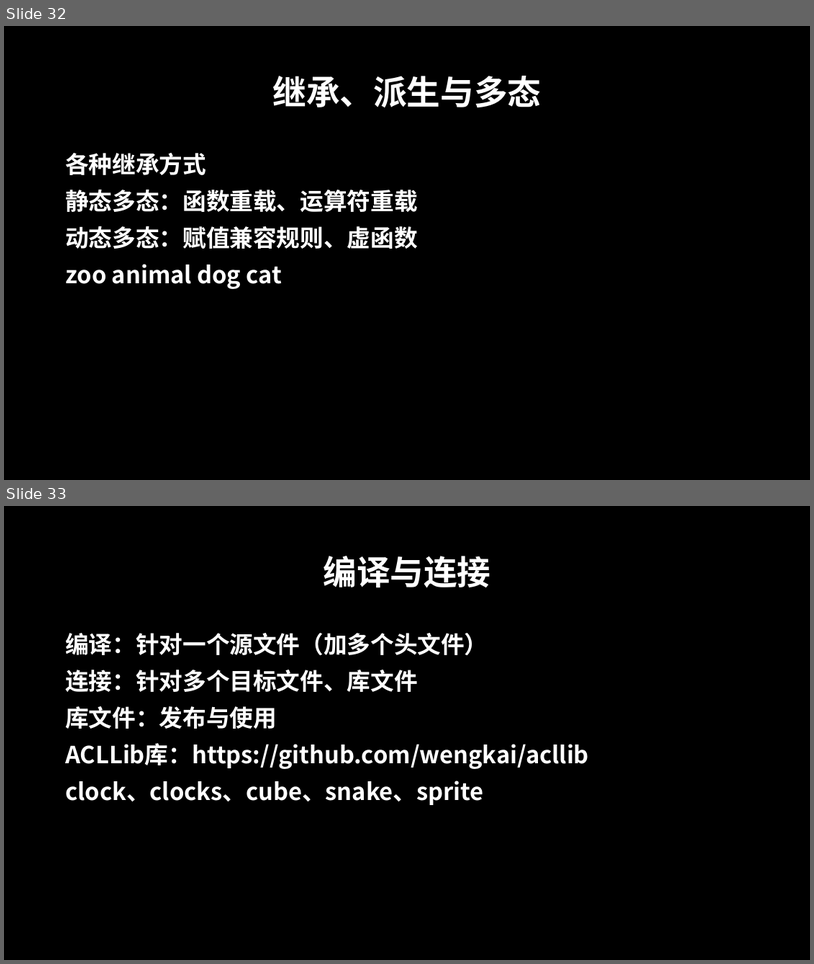
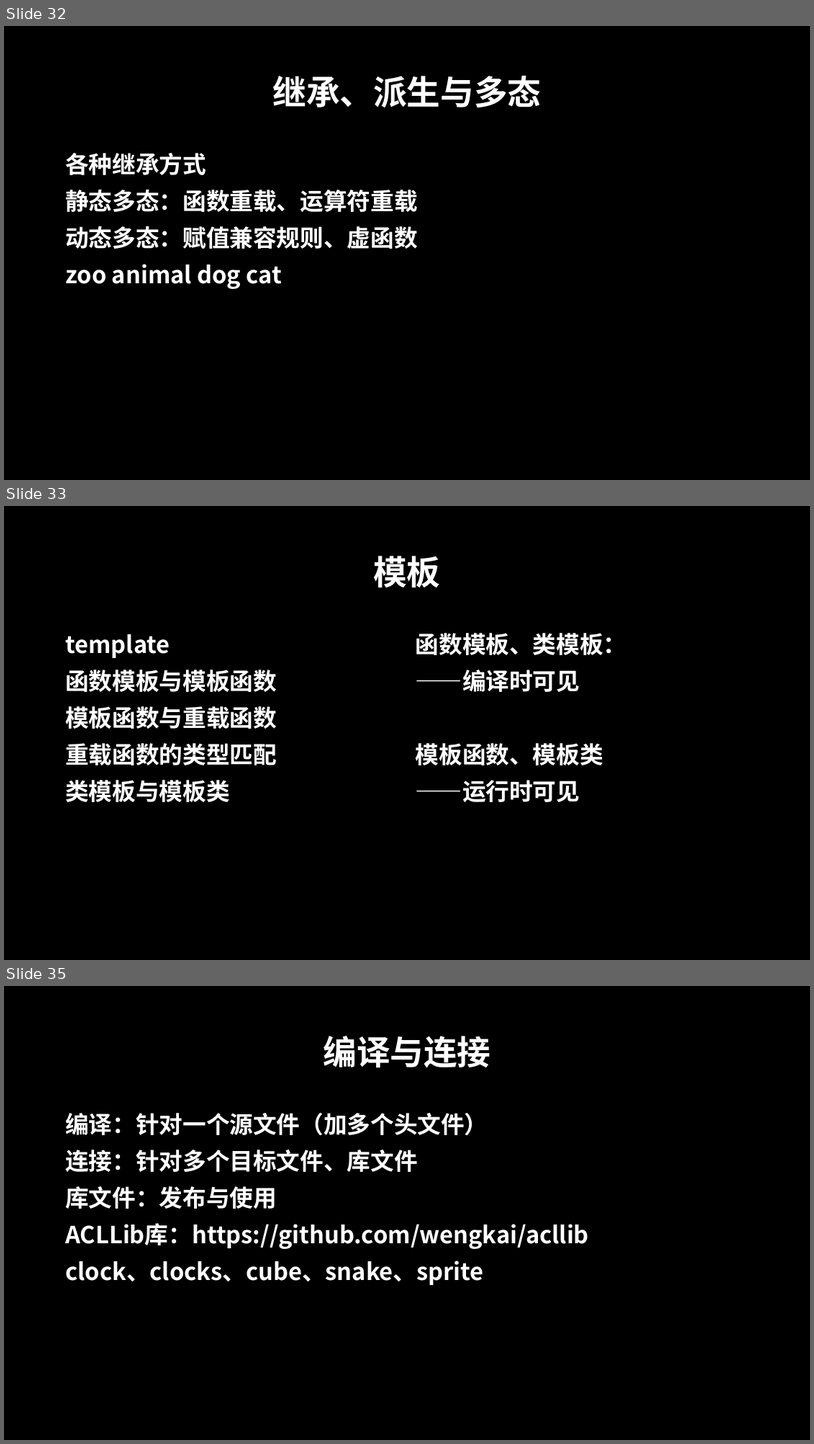
Before and after one commit to MisterFishing/cpp, a slide deck: index.pptx. Shown one above the other, each under a label of ours: slides 32 and 33 before the commit, slides 32, 33 and 35 after it; the slides between them are not shown. The pictures are 814x964 and 814x1444 pixels, drawn with LibreOffice and Linux fonts; fonts in the diff are those of the drawing; background and template pictures are left out. Boxes give left, top, right and bottom in pixels: in the first picture for what was removed or moved away, otherwise in the second. Text is boxed around its words. In the diff, an @@ line names an element or a change of style, - is before the commit and + after.

```diff
--- a/index.pptx
+++ b/index.pptx
@@ slide 33 added at (4, 506, 810, 960), background picture (left out) @@
@@ title added at (373, 556, 440, 588), 40 pt, text #FFFFFF, bold @@
+模板
@@ text added at (65, 634, 277, 802), 28 pt, text #FFFFFF, bold @@
+template
+函数模板与模板函数
+模板函数与重载函数
+重载函数的类型匹配
+类模板与模板类
@@ text added at (416, 633, 628, 802), 28 pt, text #FFFFFF, bold @@
+函数模板、类模板：
+——编译时可见
+模板函数、模板类
+——运行时可见
@@ what was slide 33 is now slide 35 @@
```
Also in this commit, not shown: 1 other slide added, 1 other file.
